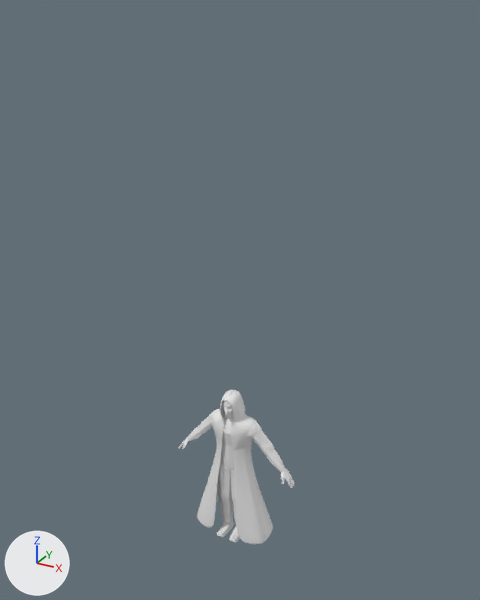
An edit to the Blender file blender/human_western.blend, drawn before and after from the same camera.
Both versions are drawn from a 50 mm lens placed at (9.94, -17.48, 18.57), pointed at (-0.47, 1.45, 9.11). The lights are fixed; the arrows at lower left show +X, +Y and +Z. The same objects are shown in both versions, whatever each file hides.

Objects in the first picture: 'Human_obj', 'full_coat'.
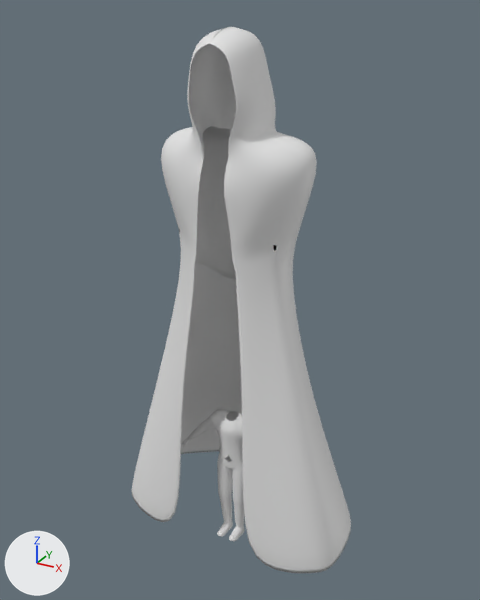
Pixel boxes [x1, y1, x2, y2] of what changed, in the pictures (480 x 600 px):
'full_coat', rescaled (186% wider, 253% taller)
    before: [197, 390, 273, 544]
    after: [132, 27, 351, 573]
'Human_obj', reshaped
    before: [178, 400, 294, 542]
    after: [181, 409, 245, 541]
part 1 of me_human_mesh, cut back
    before: [181, 400, 294, 542]
    after: [182, 409, 245, 533]
part 2 of me_human_mesh, shading changed
    before: [178, 411, 234, 537]
    after: [181, 411, 243, 541]

Edits to the bpy script that builds the scene:
```text
Change me_human_mesh:
    used by ob_human_obj; location = (0.0, 0.0, 0.0)
    remove me_human_mesh.from_pydata(...)  # 603 vertices, 718 faces; spans x -2.4..2.45, y -0.59..0.59, z 0.02..6.22
    add me_human_mesh.from_pydata(...)  # 302 vertices, 307 faces; spans x -2.4..0.01, y -0.62..0.5, z 0.02..5.28
    me_human_mesh part 1: 14 vertices moved from x -2.05..0.02, y -0.59..0.45, z 0.02..4.55 to x -2.05..0.0, y -0.62..0.38, z 0.02..4.55; 397 vertices removed from x -2.03..2.45, y -0.59..0.59, z 0.02..6.22; 75 vertices added at x -2.03..0.01, y -0.39..0.5, z 0.08..5.28
    me_human_mesh part 2: 180 kept faces spanning x -2.4..-0.01, y -0.62..0.44, z 0.02..5.28 are now shaded smooth
Change ob_full_coat:
    ob_full_coat.scale: (0.346, 0.346, 0.346) -> (1.0, 1.0, 1.0)
```
